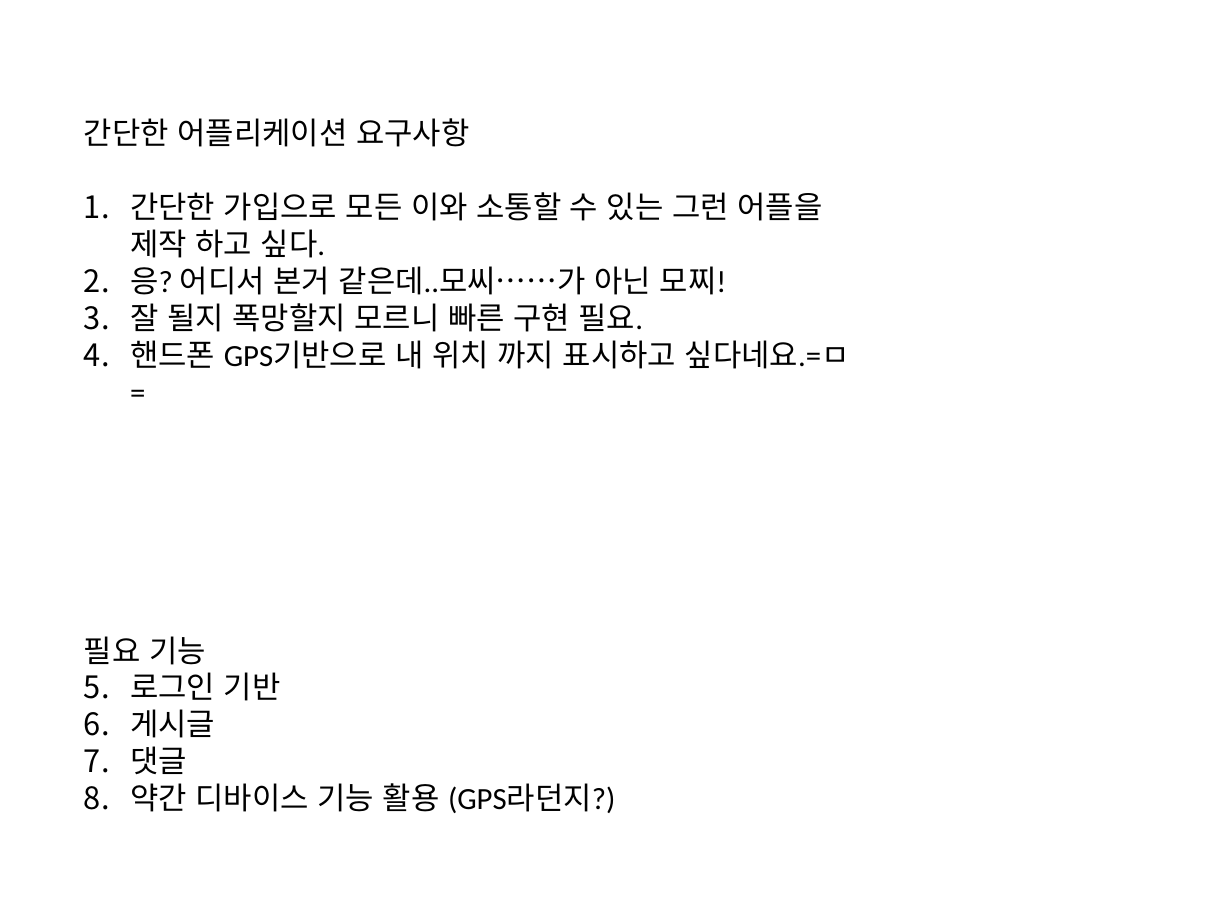
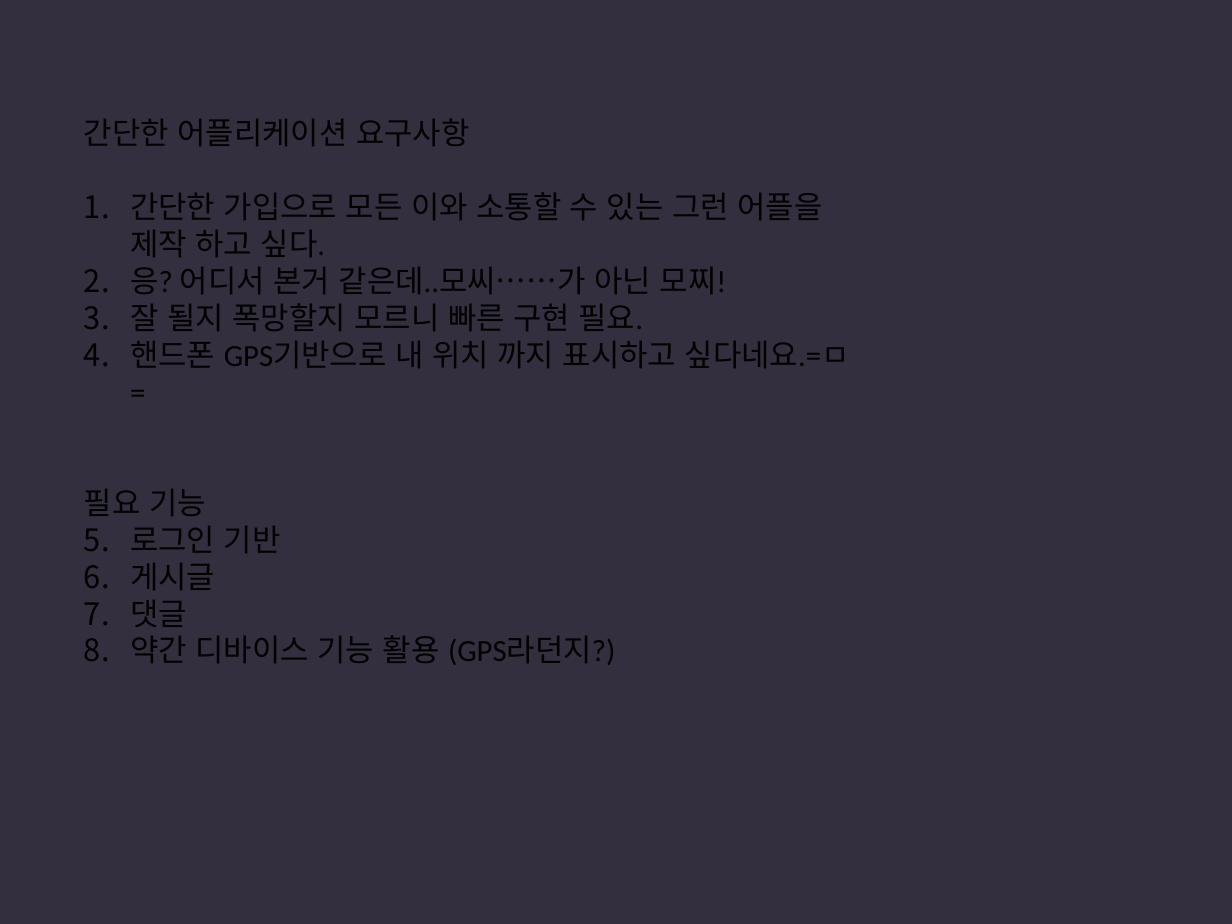
Before and after one commit to yysstory/mozzi, a slide deck: slide 10 of DOCS/1.pptx (slide 3 before the commit). Drawn at 1232x924 pixels with LibreOffice and Linux fonts; fonts in the diff are those of the drawing. Boxes give left, top, right and bottom in pixels: in the first picture for what was removed or moved away, otherwise in the second. Text is boxed around its words. In the diff, an @@ line names an element or a change of style, - is before the commit and + after.

```diff
--- a/DOCS/1.pptx
+++ b/DOCS/1.pptx
@@ background #FFFFFF to #332F3E @@
@@ text "간단한 어플리케이션 요구사항" rewrapped from bbox=[84, 118, 850, 813] to bbox=[84, 118, 850, 665] @@
```
Also in this commit, not shown: 80 other slides changed, 10 slides added, 3 slides removed, 1 other file.
